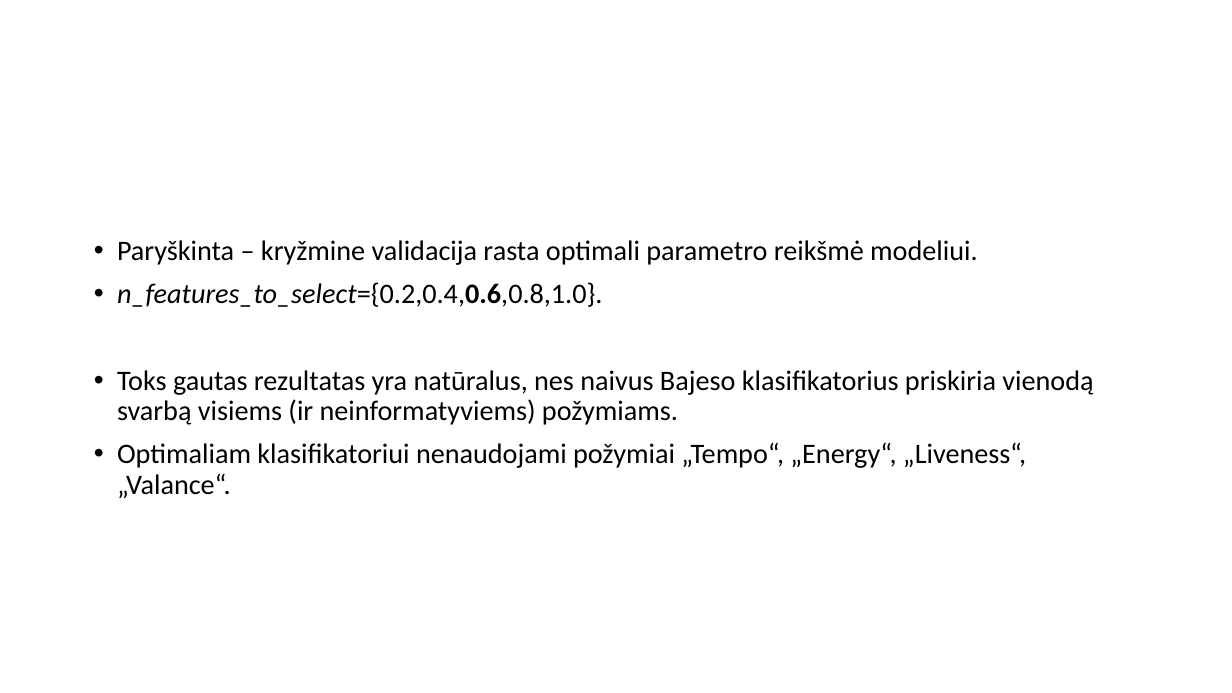
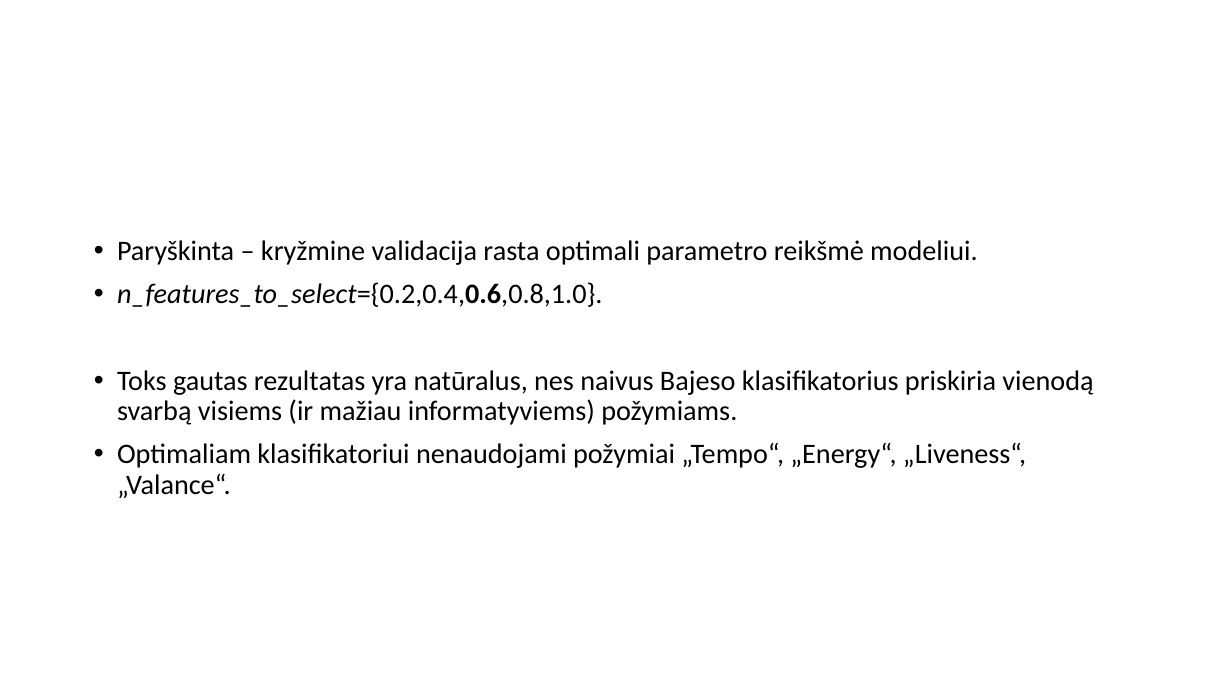
Before and after one commit to dovmar/PDVS, a slide deck: slide 5 of Lab_4/Pristatymas.pptx. Drawn at 1232x693 pixels with LibreOffice and Linux fonts; fonts in the diff are those of the drawing. Boxes give left, top, right and bottom in pixels: in the first picture for what was removed or moved away, otherwise in the second. Text is boxed around its words. In the diff, an @@ line names an element or a change of style, - is before the commit and + after.

```diff
--- a/Lab_4/Pristatymas.pptx
+++ b/Lab_4/Pristatymas.pptx
@@ text at <box>117,370,1093,425</box>: text changed @@
-• Toks gautas rezultatas yra natūralus, nes naivus Bajeso klasifikatorius priskiria vienodą svarbą visiems (ir neinformatyviems) požymiams.
+• Toks gautas rezultatas yra natūralus, nes naivus Bajeso klasifikatorius priskiria vienodą svarbą visiems (ir mažiau informatyviems) požymiams.
```
Also in this commit, not shown: 3 other slides changed, 1 other file.
